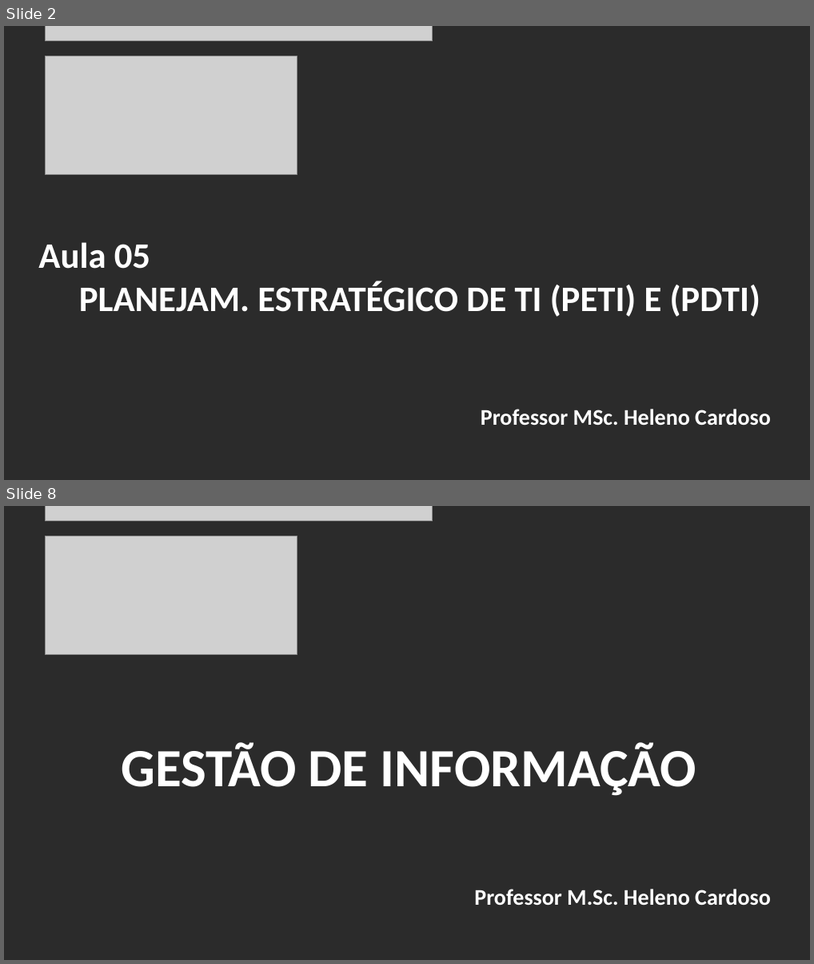
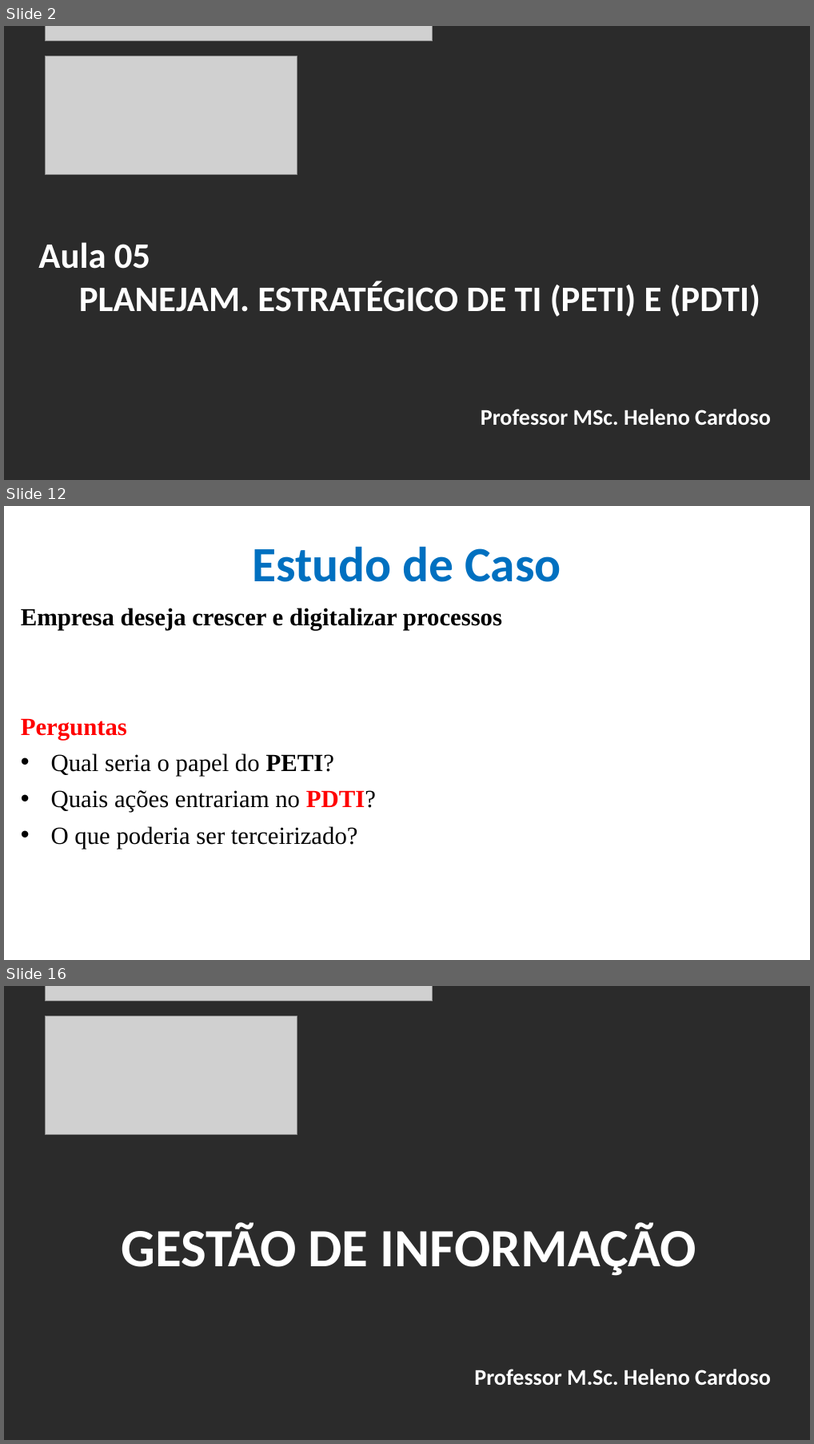
Before and after one commit to CloudEducationBrazil/GestaoInformacaoUniRuyWyden, a slide deck: 01 Classes/Aula5 - Gestão da Informação - PLANEJAMENTO ESTRATÉGICO DE TI (PETI) E PLANO DIRETOR DE TI (PDTI).pptx. Shown one above the other, each under a label of ours: slides 2 and 8 before the commit, slides 2, 12 and 16 after it; the slides between them are not shown. The pictures are 814x964 and 814x1444 pixels, drawn with LibreOffice and Linux fonts; fonts in the diff are those of the drawing; grey boxes stand for pictures; background and template pictures are left out; a plain dark background stands for a picture behind light text. Boxes give left, top, right and bottom in pixels: in the first picture for what was removed or moved away, otherwise in the second. Text is boxed around its words. In the diff, an @@ line names an element or a change of style, - is before the commit and + after.

```diff
--- a/01 Classes/Aula5 - Gestão da Informação - PLANEJAMENTO ESTRATÉGICO DE TI (PETI) E PLANO DIRETOR DE TI (PDTI).pptx
+++ b/01 Classes/Aula5 - Gestão da Informação - PLANEJAMENTO ESTRATÉGICO DE TI (PETI) E PLANO DIRETOR DE TI (PDTI).pptx
@@ slide 12 added at (x1=4, y1=506, x2=810, y2=960), background picture (left out) @@
@@ title added at (x1=252, y1=546, x2=562, y2=582), 44 pt, text #0070C0, bold @@
+Estudo de Caso
@@ text added at (x1=21, y1=608, x2=502, y2=848), 22 pt, text #000000 @@
+Empresa deseja crescer e digitalizar processos
+Perguntas
+• Qual seria o papel do PETI?
+• Quais ações entrariam no PDTI?
+• O que poderia ser terceirizado?
@@ what was slide 8 is now slide 16 @@
```
Also in this commit, not shown: 5 slides changed, 7 other slides added, 21 other files.
